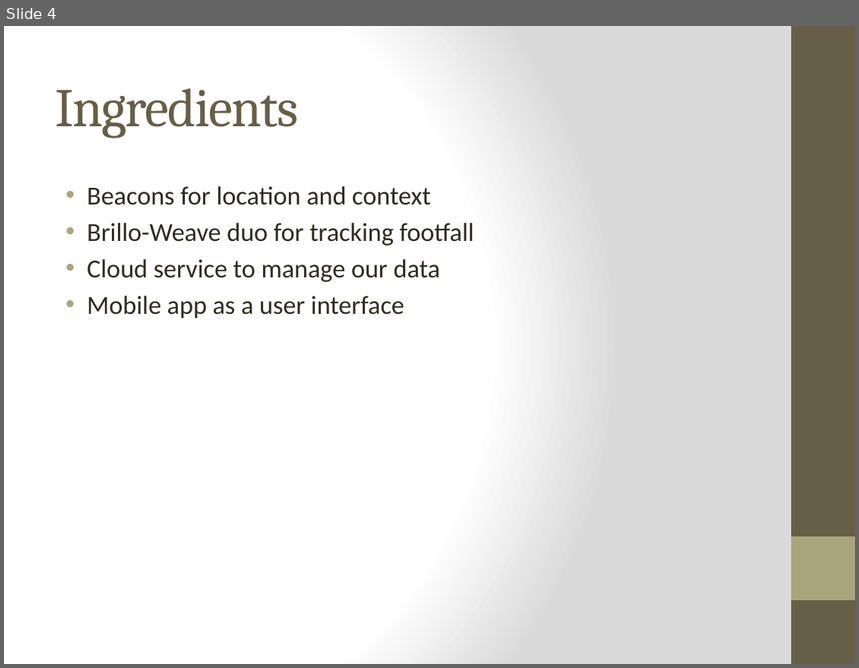
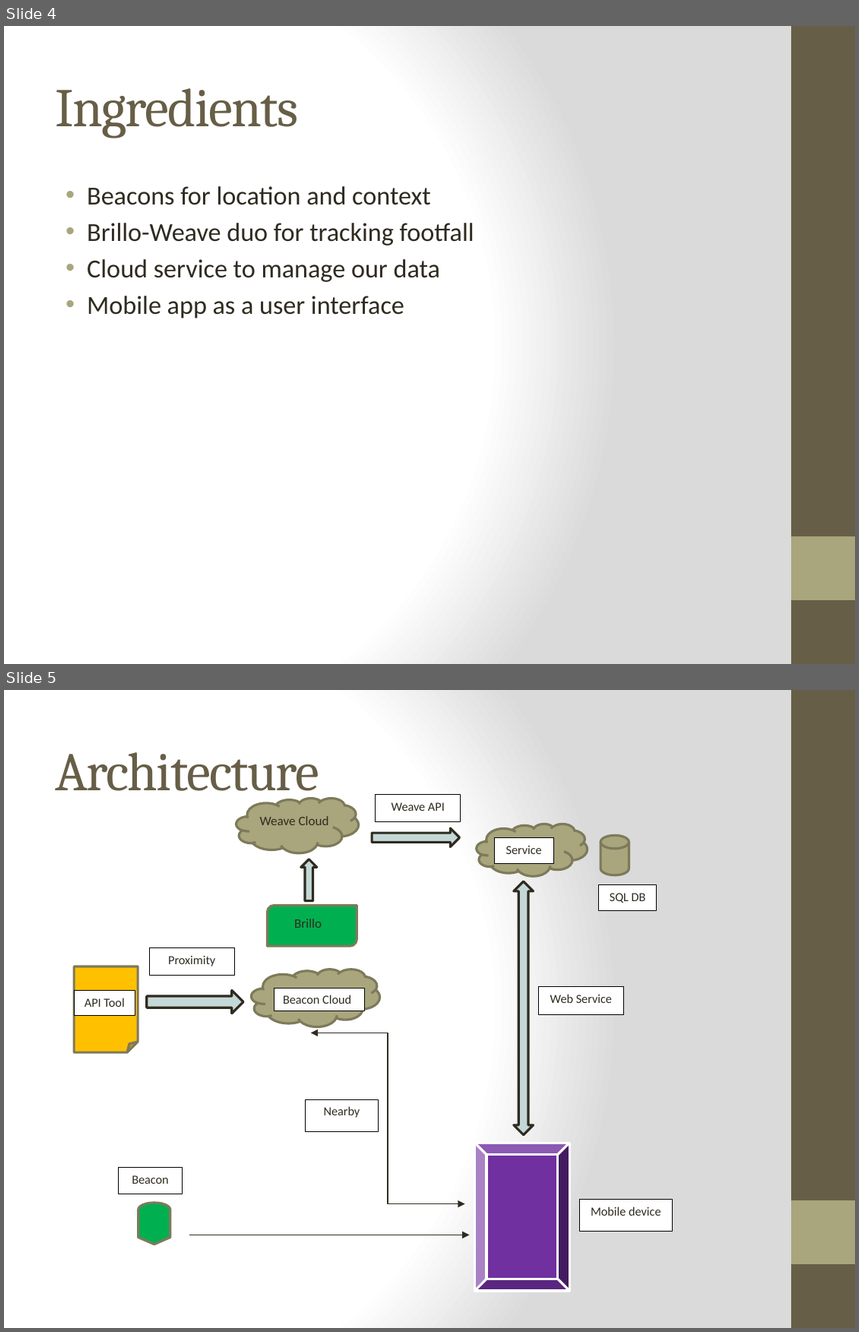
Before and after one commit to IoThingers/TermProject, a slide deck: FinalPresentation.pptx. Shown one above the other, each under a label of ours: slide 4 before the commit, slides 4 and 5 after it. The pictures are 859x668 and 859x1332 pixels, drawn with LibreOffice and Linux fonts; fonts in the diff are those of the drawing; background and template pictures are left out. Boxes give left, top, right and bottom in pixels: in the first picture for what was removed or moved away, otherwise in the second. Text is boxed around its words. In the diff, an @@ line names an element or a change of style, - is before the commit and + after.

Commit message:
Adding architecture diagrams

```diff
--- a/FinalPresentation.pptx
+++ b/FinalPresentation.pptx
@@ slide 5 added at [4, 690, 855, 1328], background gradient #FFFFFF to #DADADA; not listed: 2 template elements that a slide beside it also shows @@
@@ title added at [55, 752, 319, 802], 46 pt, text #675E47 @@
+Architecture
@@ text added at [260, 816, 329, 825], 11 pt, text #2F2B20 @@
+Weave Cloud
@@ text added at [294, 919, 322, 928], 11 pt, text #2F2B20 @@
+Brillo
@@ group added at [74, 795, 672, 1291]: 10 rectangles, 3 clouds, 2 right arrows, 1 cylinder, 1 round diag rect, 1 up arrow, 1 bevel, 1 up down arrow, 1 arrow, 1 elbow double arrow, 1 folded corner, 1 flow chart display @@
+Service
+SQL DB
+Weave API
+Beacon Cloud
+Mobile device
+API Tool
+Beacon
+Nearby
+Proximity
+Web Service
```
Also in this commit, not shown: 1 slide removed, 1 other file.
